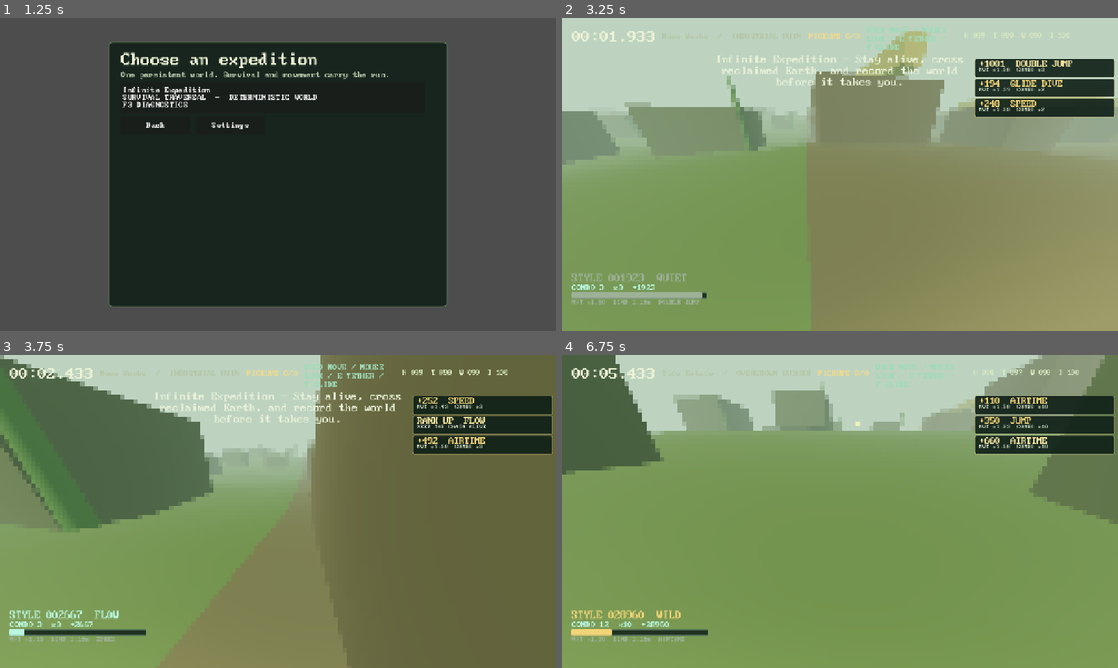
Above: before the commit, frames 1-4 (two rows, left to right).
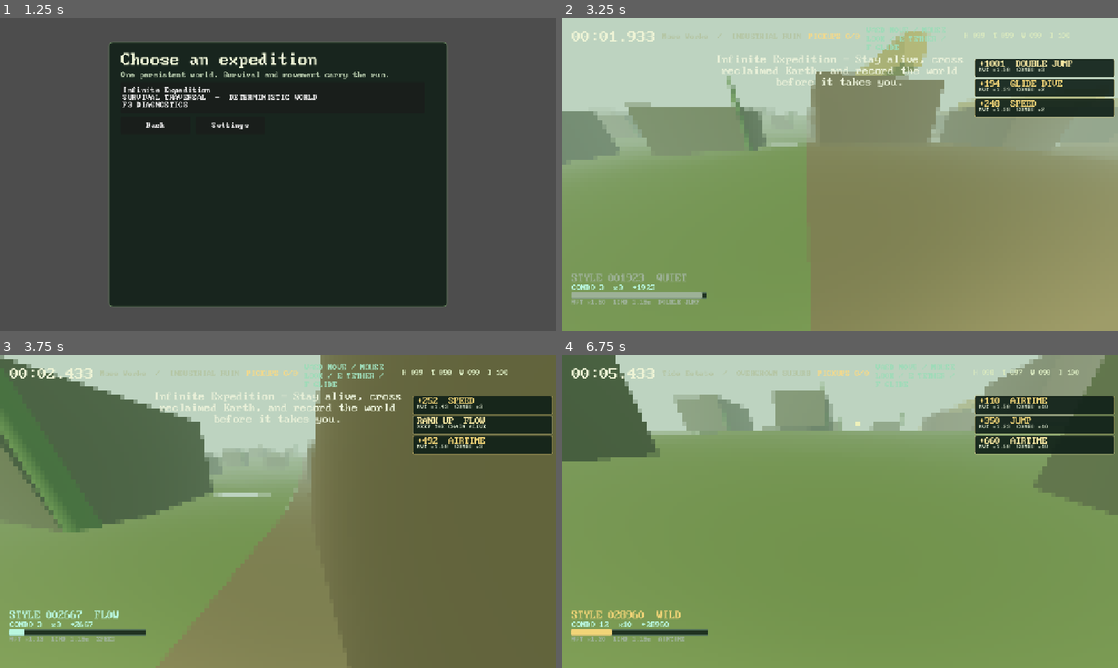
Above: after the commit, the same moments.

Repository: gongahkia/hot-cross-buns
Game: Godot game, scene res://scenes/main.tscn
Two runs of this game, one before a commit and one after it. Both use one fixed random seed, a clock stepped at 60 frames per second and the inputs below.
Inputs (mouse positions are in pixels of both pictures, inside the frame that each line leads up to):
- Up to frame 1 (1.25 s): click "Choose a journey" at 0.5 s
- Up to frame 2 (3.25 s): click "Infinite Expedition SURVIVAL …" at 1.25 s; tap Enter at 2 s; move the mouse to (834, 180) at 2.02 s; hold W (move_forward) from 2.03 s (still down); tap Shift (dash) at 2.1 s; click (834, 180) at 2.17 s; tap Space (jump) at 2.27, 3.02 s; move the mouse to (878, 177) at 2.77 s; tap F (glide) at 2.85 s
- Up to frame 3 (3.75 s): keep holding W (move_forward); move the mouse to (233, 508) at 3.52 s; hold E (grapple) from 3.53 s (still down)
- Up to frame 4 (6.75 s): move the mouse to (845, 511) at 4.27 s; release W (move_forward) at 4.28 s; release E (grapple) at 4.28 s; hold A (move_left) 4.28-5.03 s; tap Q (slam) at 4.35 s; click (845, 511) at 4.42 s; tap Space (jump) at 4.52, 5.27, 6.02 s; move the mouse to (817, 505) at 5.02 s; hold C (slide) 5.03-5.78 s; hold W (move_forward) from 5.03 s (still down); move the mouse to (867, 511) at 5.77 s; tap Ctrl (sprint) at 5.85 s; move the mouse to (812, 511) at 6.52 s; tap Enter at 6.6 s; click (812, 511) at 6.67 s

Frame 1 is identical in both runs. In frame 2, less than 0.1% of the frame differs, in the area x 37-68%, y 38-42%; in frame 3, 0.2%; in frame 4, 1.0%, in the area x 0-100%, y 24-54%.

Commit message:
Add render mesh LOD

Diff:
--- /dev/null
+++ b/scripts/world_render_lod.gd
@@ -0,0 +1,3 @@
+class_name WorldRenderLod
+extends RefCounted
+static func grid_for_distance(distance_chunks:float)->int:return 16 if distance_chunks<=1.0 else 8 if distance_chunks<=2.0 else 4
--- /dev/null
+++ b/scripts/world_render_lod_test.gd
@@ -0,0 +1,6 @@
+extends SceneTree
+const LOD=preload("res://scripts/world_render_lod.gd")
+var failed:=false
+func _initialize()->void:
+	if LOD.grid_for_distance(0.0)!=16 or LOD.grid_for_distance(1.5)!=8 or LOD.grid_for_distance(3.0)!=4:failed=true;push_error("render LOD thresholds drifted")
+	quit(1 if failed else 0)
--- a/scripts/world_streamer.gd
+++ b/scripts/world_streamer.gd
@@ -10,6 +10,7 @@
 const WORLD_ORIGIN := preload("res://scripts/world_origin.gd")
 const CHUNK_SCHEDULER := preload("res://scripts/world_chunk_scheduler.gd")
 const CHUNK_CACHE := preload("res://scripts/world_chunk_cache.gd")
+const RENDER_LOD := preload("res://scripts/world_render_lod.gd")
 
 const GRID := 16
 const ACTIVE_RADIUS := 2
@@ -103,7 +104,9 @@
 	root.position = origin.local_chunk_position(Vector2i(chunk_x, chunk_z))
 	root.set_meta("descriptor", descriptor)
 	add_child(root)
-	var mesh := _terrain_mesh(chunk_x, chunk_z, str(descriptor.biome), str(descriptor.region.family))
+	var distance:=Vector2(float(chunk_x-current_center.x),float(chunk_z-current_center.y)).length();var render_grid:=RENDER_LOD.grid_for_distance(distance)
+	root.set_meta("render_grid",render_grid)
+	var mesh := _terrain_mesh(chunk_x, chunk_z, str(descriptor.biome), str(descriptor.region.family),render_grid)
 	var terrain := StaticBody3D.new()
 	terrain.name = "Terrain"
 	var visual := MeshInstance3D.new()
@@ -120,12 +123,12 @@
 	_add_features(root, chunk_x, chunk_z, descriptor)
 	return root
 
-func _terrain_mesh(chunk_x: int, chunk_z: int, biome: String, family: String) -> ArrayMesh:
+func _terrain_mesh(chunk_x: int, chunk_z: int, biome: String, family: String, grid: int = GRID) -> ArrayMesh:
 	var surface := SurfaceTool.new()
 	surface.begin(Mesh.PRIMITIVE_TRIANGLES)
-	var step := GENERATOR.CHUNK_SIZE / float(GRID)
-	for z in range(GRID):
-		for x in range(GRID):
+	var step := GENERATOR.CHUNK_SIZE / float(grid)
+	for z in range(grid):
+		for x in range(grid):
 			var a := _vertex(chunk_x, chunk_z, x, z, step)
 			var b := _vertex(chunk_x, chunk_z, x + 1, z, step)
 			var c := _vertex(chunk_x, chunk_z, x + 1, z + 1, step)
Not shown, added: docs/render-mesh-lod.md
